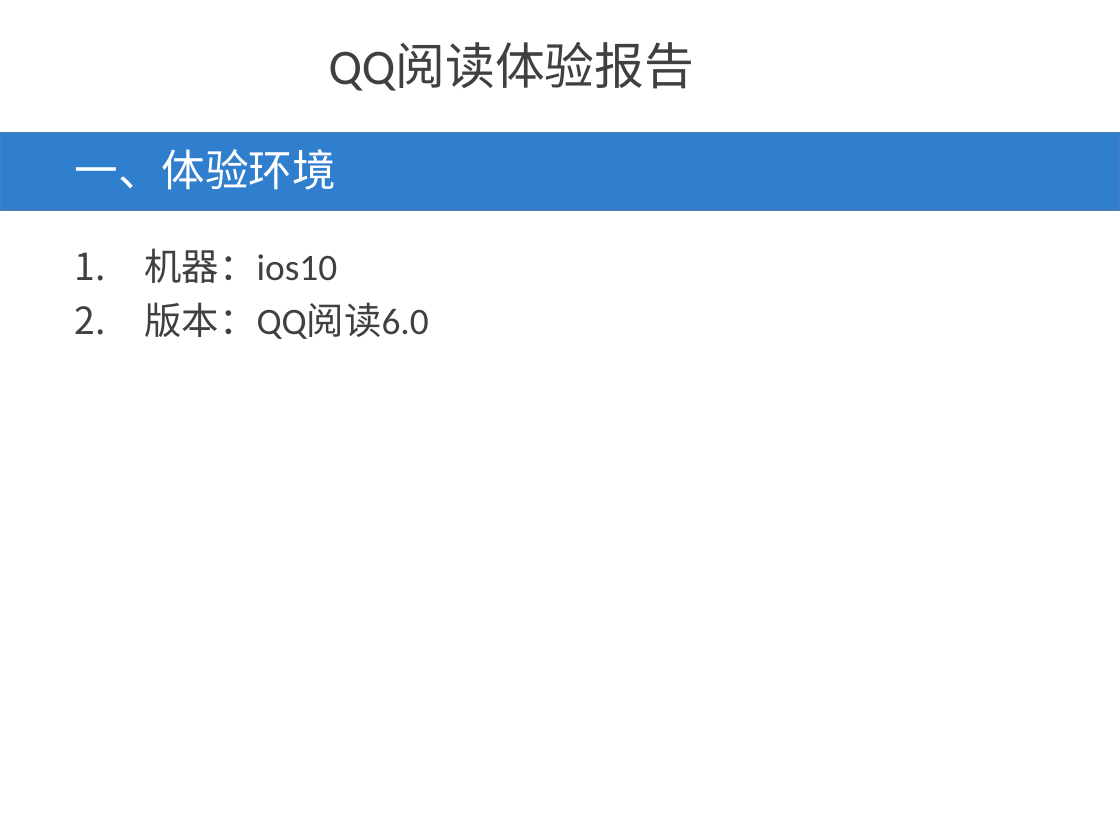
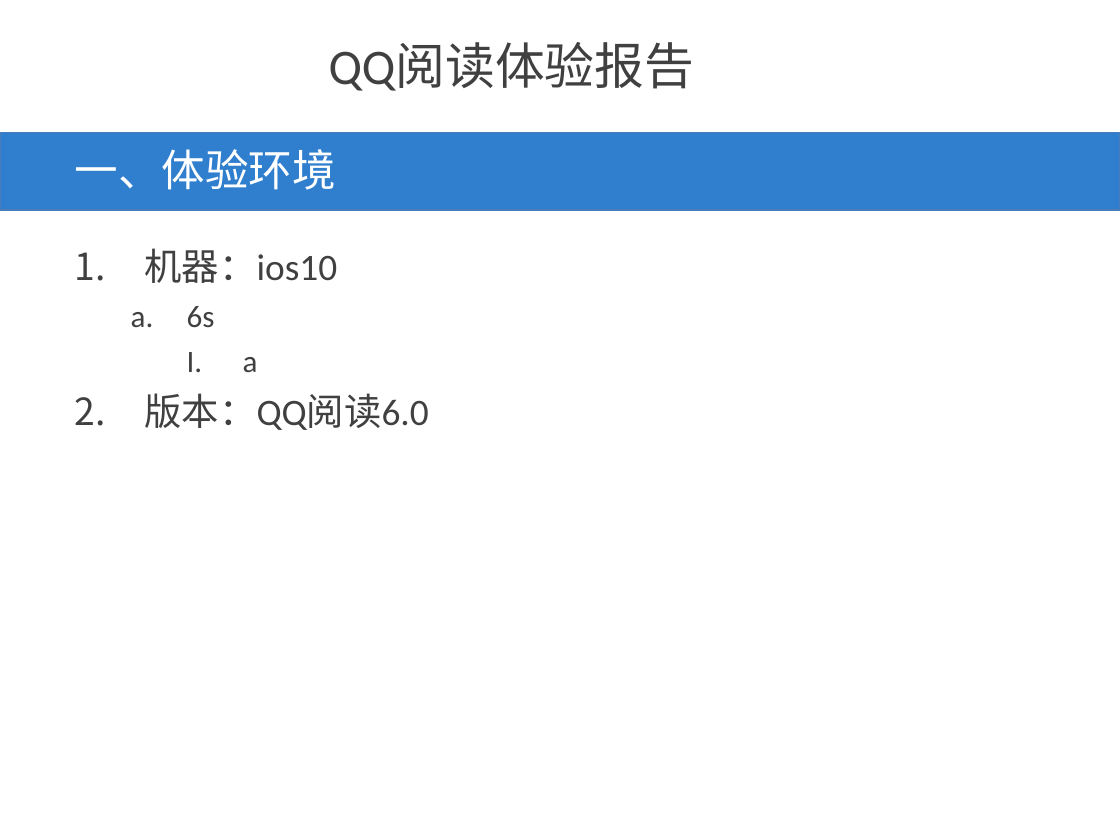
Before and after one commit to lupinge/someData, a slide deck: slide 1 of QQ阅读体验报告-卢平.ppt. Drawn at 1120x840 pixels with LibreOffice and Linux fonts; fonts in the diff are those of the drawing; background and template pictures are left out. Boxes give left, top, right and bottom in pixels: in the first picture for what was removed or moved away, otherwise in the second. Text is boxed around its words. In the diff, an @@ line names an element or a change of style, - is before the commit and + after.

Commit message:
text again

```diff
--- a/QQ阅读体验报告-卢平.ppt
+++ b/QQ阅读体验报告-卢平.ppt
@@ text at [187,306,258,372]: paragraphs added @@
+  a. 6s
+    I. a
```
